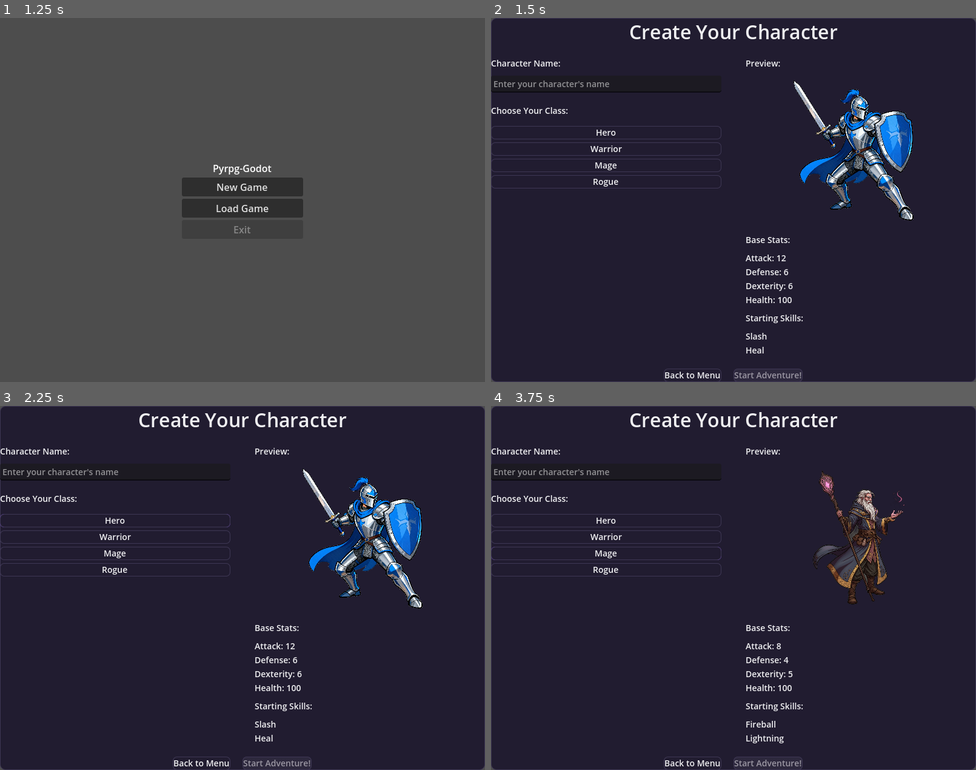
Above: before the commit, frames 1-4 (two rows, left to right).
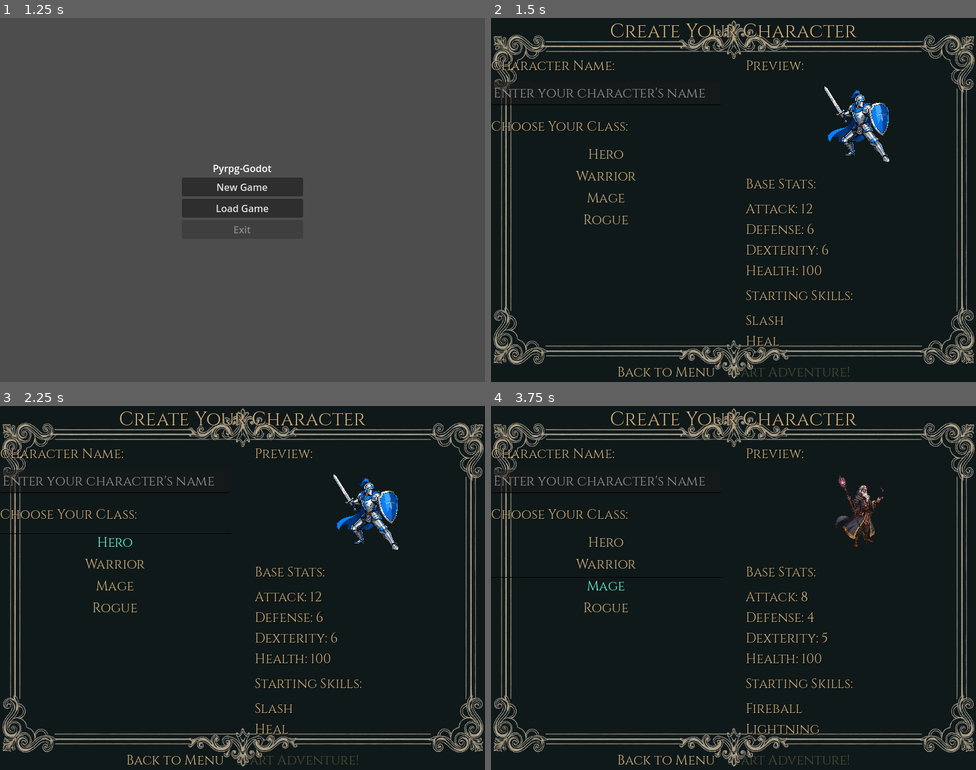
Above: after the commit, the same moments.

Repository: matt-taylor-git/godot-rpg-refactor
Game: Godot game, scene res://scenes/ui/main_menu.tscn
Two runs of this game, one before a commit and one after it. Both use one fixed random seed, a clock stepped at 60 frames per second and the inputs below.
Inputs (mouse positions are in pixels of both pictures, inside the frame that each line leads up to):
- Up to frame 1 (1.25 s): tap Enter at 0.5 s; move the mouse to (349, 181) at 0.52 s; hold Shift from 0.53 s (still down); click (349, 181) at 0.67 s; tap Space at 0.77 s
- Up to frame 2 (1.5 s): release Shift at 1.25 s; click "New Game" at 1.25 s
- Up to frame 3 (2.25 s): click "Hero" at 2 s
- Up to frame 4 (3.75 s): click "Warrior" at 2.75 s; click "Mage" at 3.5 s

Frame 1 is identical in both runs. In frame 2, 17% of the frame differs, in the area x 0-100%, y 0-100%; in frame 3, 17%; in frame 4, 15%.

Commit message:
theme updates

Diff:
--- a/resources/ui_theme.tres
+++ b/resources/ui_theme.tres
@@ -1,74 +1,25 @@
-[gd_resource type="Theme" load_steps=9 format=3 uid="uid://b7w5k8j6x2q1a"]
+[gd_resource type="Theme" load_steps=12 format=3 uid="uid://b7w5k8j6x2q1a"]
 
-[sub_resource type="StyleBoxFlat" id="StyleBoxFlat_disabled"]
-bg_color = Color(0.176471, 0.156863, 0.239216, 1)
-border_width_left = 1
-border_width_top = 1
-border_width_right = 1
-border_width_bottom = 1
-border_color = Color(0.243137, 0.215686, 0.329412, 1)
-corner_radius_top_left = 6
-corner_radius_top_right = 6
-corner_radius_bottom_right = 6
-corner_radius_bottom_left = 6
+[ext_resource type="Texture2D" uid="uid://br02qc0oes4vi" path="res://assets/main_panel.png" id="1_yl303"]
+[ext_resource type="FontFile" uid="uid://crdqtr8gc46tf" path="res://assets/Cinzel-VariableFont_wght.ttf" id="2_qosx5"]
 
-[sub_resource type="StyleBoxFlat" id="StyleBoxFlat_normal"]
-bg_color = Color(0.129412, 0.109804, 0.188235, 1)
-border_width_left = 1
-border_width_top = 1
-border_width_right = 1
-border_width_bottom = 1
-border_color = Color(0.243137, 0.215686, 0.329412, 1)
-corner_radius_top_left = 6
-corner_radius_top_right = 6
-corner_radius_bottom_right = 6
-corner_radius_bottom_left = 6
+[sub_resource type="StyleBoxEmpty" id="StyleBoxEmpty_m7jai"]
 
-[sub_resource type="StyleBoxFlat" id="StyleBoxFlat_hover"]
-bg_color = Color(0.207843, 0.180392, 0.301961, 1)
-border_width_left = 1
-border_width_top = 1
-border_width_right = 1
-border_width_bottom = 1
-border_color = Color(0.54902, 0.321569, 1, 1)
-corner_radius_top_left = 6
-corner_radius_top_right = 6
-corner_radius_bottom_right = 6
-corner_radius_bottom_left = 6
+[sub_resource type="StyleBoxLine" id="StyleBoxLine_yl303"]
 
-[sub_resource type="StyleBoxFlat" id="StyleBoxFlat_pressed"]
-bg_color = Color(0.176471, 0.156863, 0.239216, 1)
-border_width_left = 1
-border_width_top = 1
-border_width_right = 1
-border_width_bottom = 1
-border_color = Color(0.243137, 0.215686, 0.329412, 1)
-corner_radius_top_left = 6
-corner_radius_top_right = 6
-corner_radius_bottom_right = 6
-corner_radius_bottom_left = 6
+[sub_resource type="StyleBoxEmpty" id="StyleBoxEmpty_ybqih"]
 
-[sub_resource type="StyleBoxFlat" id="StyleBoxFlat_primary"]
-bg_color = Color(0.862745, 0.207843, 0.270588, 1)
-corner_radius_top_left = 6
-corner_radius_top_right = 6
-corner_radius_bottom_right = 6
-corner_radius_bottom_left = 6
+[sub_resource type="StyleBoxEmpty" id="StyleBoxEmpty_wp64m"]
 
-[sub_resource type="StyleBoxFlat" id="StyleBoxFlat_panel"]
-bg_color = Color(0.129412, 0.109804, 0.188235, 1)
-border_width_left = 1
-border_width_top = 1
-border_width_right = 1
-border_width_bottom = 1
-border_color = Color(0.243137, 0.215686, 0.329412, 1)
-corner_radius_top_left = 8
-corner_radius_top_right = 8
-corner_radius_bottom_right = 8
-corner_radius_bottom_left = 8
+[sub_resource type="StyleBoxEmpty" id="StyleBoxEmpty_jvwhf"]
+
+[sub_resource type="StyleBoxEmpty" id="StyleBoxEmpty_r625f"]
+
+[sub_resource type="StyleBoxTexture" id="StyleBoxTexture_nvthg"]
+texture = ExtResource("1_yl303")
 
 [sub_resource type="StyleBoxFlat" id="StyleBoxFlat_progress_bg"]
-bg_color = Color(0.176471, 0.156863, 0.239216, 1)
+bg_color = Color(0.0627451, 0.09803922, 0.09803922, 1)
 border_width_left = 1
 border_width_top = 1
 border_width_right = 1
@@ -80,33 +31,35 @@
 corner_radius_bottom_left = 8
 
 [sub_resource type="StyleBoxFlat" id="StyleBoxFlat_progress_fill"]
-bg_color = Color(0.862745, 0.207843, 0.270588, 1)
+bg_color = Color(0.4, 0.9490196, 0.8352941, 1)
 corner_radius_top_left = 7
 corner_radius_top_right = 7
 corner_radius_bottom_right = 7
 corner_radius_bottom_left = 7
 
 [resource]
-default_font_size = 14
-Button/colors/font_color = Color(0.941176, 0.941176, 0.94902, 1)
-Button/colors/font_disabled_color = Color(0.603922, 0.588235, 0.635294, 1)
+default_font = ExtResource("2_qosx5")
+default_font_size = 22
+Button/colors/font_color = Color(0.76862746, 0.65882355, 0.47843137, 1)
+Button/colors/font_disabled_color = Color(0.76862746, 0.65882355, 0.47843137, 0.33333334)
 Button/colors/font_focus_color = Color(0.941176, 0.941176, 0.94902, 1)
-Button/colors/font_hover_color = Color(0.941176, 0.941176, 0.94902, 1)
-Button/colors/font_pressed_color = Color(0.941176, 0.941176, 0.94902, 1)
+Button/colors/font_hover_color = Color(0.4, 0.9490196, 0.8352941, 1)
+Button/colors/font_pressed_color = Color(0.4, 0.9490196, 0.8352941, 1)
 Button/constants/h_separation = 2
 Button/constants/icon_max_width = 0
-Button/styles/disabled = SubResource("StyleBoxFlat_disabled")
-Button/styles/focus = SubResource("StyleBoxFlat_normal")
-Button/styles/hover = SubResource("StyleBoxFlat_hover")
-Button/styles/normal = SubResource("StyleBoxFlat_normal")
-Button/styles/pressed = SubResource("StyleBoxFlat_pressed")
-Button/styles/primary = SubResource("StyleBoxFlat_primary")
-Label/colors/font_color = Color(0.941176, 0.941176, 0.94902, 1)
+Button/styles/disabled = SubResource("StyleBoxEmpty_m7jai")
+Button/styles/focus = SubResource("StyleBoxLine_yl303")
+Button/styles/hover = SubResource("StyleBoxEmpty_ybqih")
+Button/styles/normal = SubResource("StyleBoxEmpty_wp64m")
+Button/styles/pressed = SubResource("StyleBoxEmpty_jvwhf")
+Button/styles/primary = SubResource("StyleBoxEmpty_r625f")
+Label/colors/font_color = Color(0.76862746, 0.65882355, 0.47843137, 1)
+Label/colors/font_shadow_color = Color(0, 0, 0, 0.5019608)
 Label/constants/line_spacing = 3
-Label/constants/shadow_as_outline = 0
+Label/constants/shadow_as_outline = 1
 Label/constants/shadow_offset_x = 1
 Label/constants/shadow_offset_y = 1
-Panel/styles/panel = SubResource("StyleBoxFlat_panel")
+Panel/styles/panel = SubResource("StyleBoxTexture_nvthg")
 ProgressBar/colors/font_color = Color(0.941176, 0.941176, 0.94902, 1)
 ProgressBar/styles/background = SubResource("StyleBoxFlat_progress_bg")
 ProgressBar/styles/fill = SubResource("StyleBoxFlat_progress_fill")
--- a/scenes/ui/character_creation.tscn
+++ b/scenes/ui/character_creation.tscn
@@ -1,11 +1,8 @@
-[gd_scene load_steps=8 format=3 uid="uid://character_creation"]
+[gd_scene load_steps=4 format=3 uid="uid://b1saih6uqrtd1"]
 
 [ext_resource type="Theme" uid="uid://b7w5k8j6x2q1a" path="res://resources/ui_theme.tres" id="1"]
 [ext_resource type="Script" path="res://scripts/ui/CharacterCreation.gd" id="2"]
-[ext_resource type="Texture2D" uid="uid://c2q2q2q2q2q2q2q2q2q2" path="res://assets/hero.png" id="3"]
-[ext_resource type="Texture2D" uid="uid://c2q2q2q2q2q2q2q2q2q3" path="res://assets/warrior.png" id="4"]
-[ext_resource type="Texture2D" uid="uid://c2q2q2q2q2q2q2q2q2q4" path="res://assets/mage.png" id="5"]
-[ext_resource type="Texture2D" uid="uid://c2q2q2q2q2q2q2q2q2q5" path="res://assets/rogue.png" id="6"]
+[ext_resource type="Texture2D" uid="uid://cwvajh5hyqcyw" path="res://assets/hero.png" id="3"]
 
 [node name="CharacterCreation" type="Control"]
 layout_mode = 3
@@ -16,6 +13,15 @@
 grow_vertical = 2
 theme = ExtResource("1")
 script = ExtResource("2")
+
+[node name="ColorRect" type="ColorRect" parent="."]
+layout_mode = 1
+anchors_preset = 15
+anchor_right = 1.0
+anchor_bottom = 1.0
+grow_horizontal = 2
+grow_vertical = 2
+color = Color(0.0627451, 0.09803922, 0.09803922, 1)
 
 [node name="Background" type="Panel" parent="."]
 layout_mode = 1
@@ -149,17 +155,17 @@
 
 [node name="StartGameButton" type="Button" parent="VBoxContainer/Footer"]
 layout_mode = 2
+disabled = true
 text = "Start Adventure!"
-disabled = true
 
 [connection signal="text_changed" from="VBoxContainer/Content/LeftPanel/NameSection/NameInput" to="." method="_on_name_input_changed"]
-[connection signal="pressed" from="VBoxContainer/Content/LeftPanel/ClassSection/ClassButtons/HeroButton" to="." method="_on_class_selected" binds=["Hero"]]
-[connection signal="pressed" from="VBoxContainer/Content/LeftPanel/ClassSection/ClassButtons/WarriorButton" to="." method="_on_class_selected" binds=["Warrior"]]
-[connection signal="pressed" from="VBoxContainer/Content/LeftPanel/ClassSection/ClassButtons/MageButton" to="." method="_on_class_selected" binds=["Mage"]]
-[connection signal="pressed" from="VBoxContainer/Content/LeftPanel/ClassSection/ClassButtons/RogueButton" to="." method="_on_class_selected" binds=["Rogue"]]
 [connection signal="pressed" from="VBoxContainer/Content/LeftPanel/ClassSection/ClassButtons/HeroButton" to="." method="_on_hero_selected"]
+[connection signal="pressed" from="VBoxContainer/Content/LeftPanel/ClassSection/ClassButtons/HeroButton" to="." method="_on_class_selected" binds= ["Hero"]]
 [connection signal="pressed" from="VBoxContainer/Content/LeftPanel/ClassSection/ClassButtons/WarriorButton" to="." method="_on_warrior_selected"]
+[connection signal="pressed" from="VBoxContainer/Content/LeftPanel/ClassSection/ClassButtons/WarriorButton" to="." method="_on_class_selected" binds= ["Warrior"]]
 [connection signal="pressed" from="VBoxContainer/Content/LeftPanel/ClassSection/ClassButtons/MageButton" to="." method="_on_mage_selected"]
+[connection signal="pressed" from="VBoxContainer/Content/LeftPanel/ClassSection/ClassButtons/MageButton" to="." method="_on_class_selected" binds= ["Mage"]]
 [connection signal="pressed" from="VBoxContainer/Content/LeftPanel/ClassSection/ClassButtons/RogueButton" to="." method="_on_rogue_selected"]
+[connection signal="pressed" from="VBoxContainer/Content/LeftPanel/ClassSection/ClassButtons/RogueButton" to="." method="_on_class_selected" binds= ["Rogue"]]
 [connection signal="pressed" from="VBoxContainer/Footer/BackButton" to="." method="_on_back_pressed"]
 [connection signal="pressed" from="VBoxContainer/Footer/StartGameButton" to="." method="_on_start_game_pressed"]
--- a/scenes/ui/combat_scene.tscn
+++ b/scenes/ui/combat_scene.tscn
@@ -12,6 +12,15 @@
 grow_vertical = 2
 theme = ExtResource("1")
 script = ExtResource("2")
+
+[node name="ColorRect" type="ColorRect" parent="."]
+layout_mode = 1
+anchors_preset = 15
+anchor_right = 1.0
+anchor_bottom = 1.0
+grow_horizontal = 2
+grow_vertical = 2
+color = Color(0.0627451, 0.09803922, 0.09803922, 1)
 
 [node name="Background" type="Panel" parent="."]
 layout_mode = 1
@@ -48,14 +57,13 @@
 
 [node name="MonsterName" type="Label" parent="VBoxContainer/MonsterSection/MonsterInfo"]
 layout_mode = 2
+theme_override_font_sizes/font_size = 24
 text = "Monster Name"
 horizontal_alignment = 1
-theme_override_font_sizes/font_size = 24
 
 [node name="MonsterHealthBar" type="ProgressBar" parent="VBoxContainer/MonsterSection/MonsterInfo"]
 layout_mode = 2
 size_flags_vertical = 3
-max_value = 100.0
 value = 100.0
 show_percentage = false
 
@@ -78,14 +86,13 @@
 
 [node name="PlayerName" type="Label" parent="VBoxContainer/PlayerSection/PlayerInfo"]
 layout_mode = 2
+theme_override_font_sizes/font_size = 24
 text = "Player Name"
 horizontal_alignment = 1
-theme_override_font_sizes/font_size = 24
 
 [node name="PlayerHealthBar" type="ProgressBar" parent="VBoxContainer/PlayerSection/PlayerInfo"]
 layout_mode = 2
 size_flags_vertical = 3
-max_value = 100.0
 value = 100.0
 show_percentage = false
 
Binary file added: addons/character_portrait_frame.png
Binary file added: assets/button_frame.png
Binary file added: assets/divider.png
Binary file added: assets/inventory_slot.png
Binary file added: assets/main_panel.png
Not shown: 2 places in scenes/ui/character_creation.tscn that only renumber resources
Not shown: 1 places in scenes/ui/combat_scene.tscn that only renumber resources
Not shown, added: scripts/ui/GameOverScene.gd.uid
